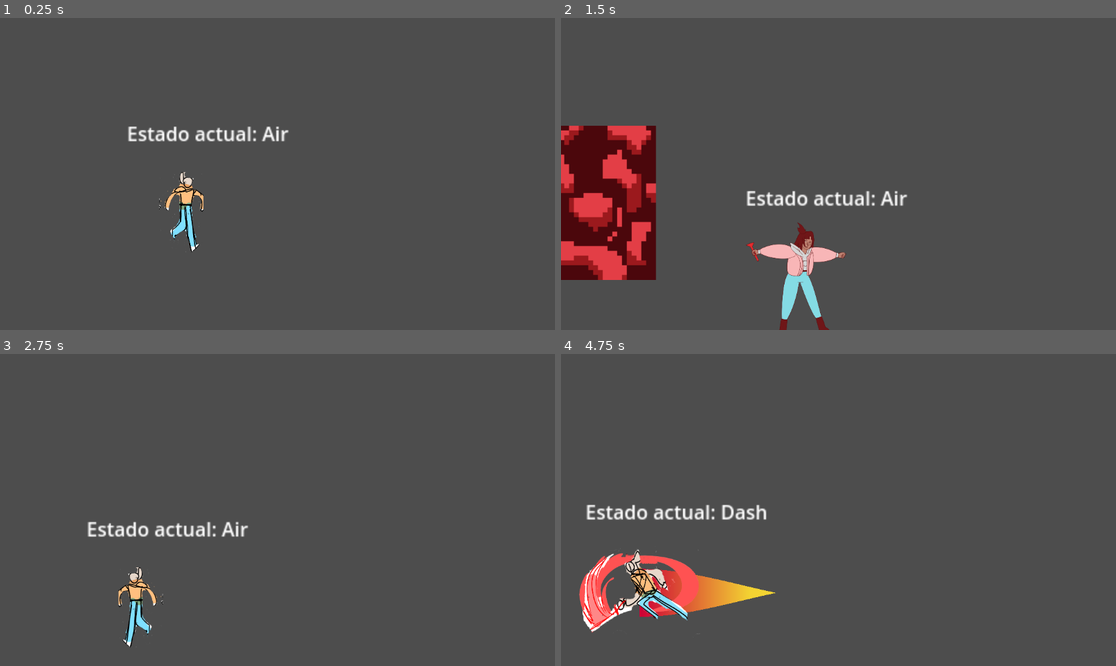
Above: before the commit, frames 1-4 (two rows, left to right).
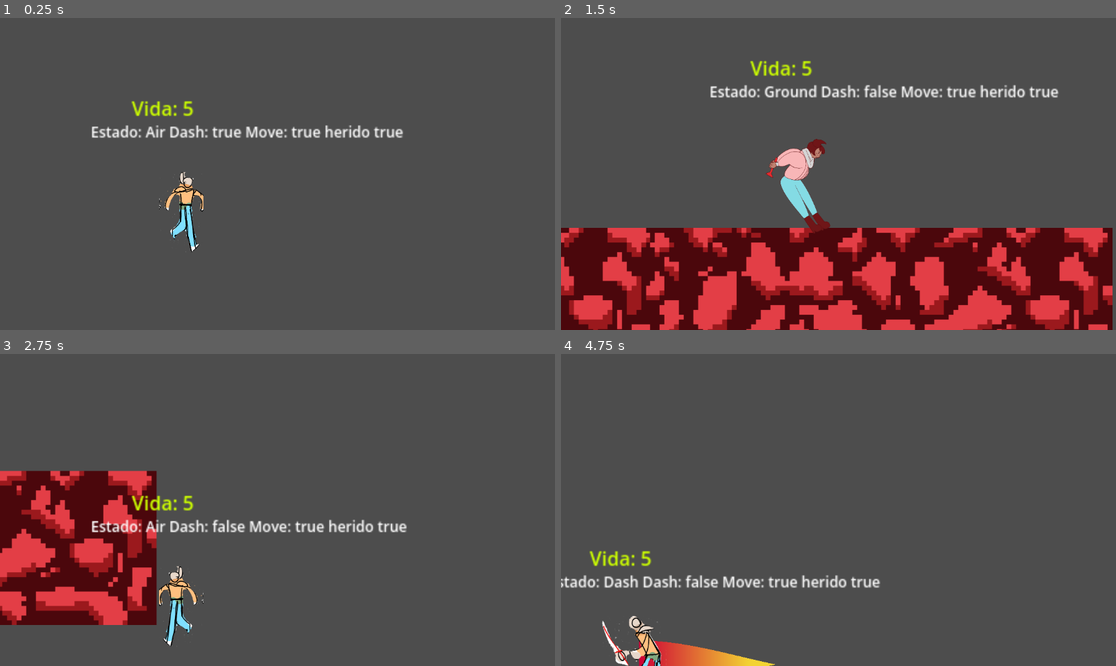
Above: after the commit, the same moments.

Repository: GuillermoC66/Interna
Game: Godot game, scene res://ESCENAS/elmundo.tscn
Two runs of this game, one before a commit and one after it. Both use one fixed random seed, a clock stepped at 60 frames per second and the inputs below.
Inputs:
- Up to frame 1 (0.25 s): no input
- Up to frame 2 (1.5 s): hold X (dash) 0.53-1.28 s; hold Right (ui_right) from 0.53 s (still down); tap Space (ui_select) at 0.77 s; tap Shift (walk) at 0.8, 1.35 s
- Up to frame 3 (2.75 s): tap Space (ui_select) at 1.52 s; tap X (dash) at 1.55 s; release Right (ui_right) at 2.03 s; hold Left (ui_left) from 2.03 s (still down); hold X (dash) from 2.03 s (still down); tap Shift (walk) at 2.3 s
- Up to frame 4 (4.75 s): release Left (ui_left) at 2.78 s; release X (dash) at 2.78 s; hold Right (ui_right) 2.78-4.28 s; tap Shift (walk) at 2.85, 3.8, 4.35 s; tap Space (ui_select) at 3.02, 3.77, 4.52 s; tap X (dash) at 3.05, 4.55 s; hold X (dash) 3.53-4.28 s; hold Left (ui_left) from 4.28 s (still down)

The runs differ from the first frame. In frame 1, 1.8% of the frame differs, in the area x 16-73%, y 26-40%; in frame 2, 40%, in the area x 0-100%, y 13-100%; in frame 3, 16%; in frame 4, 7.5%.

Commit message:
man.
-se agrego un enemigo de prueba
-el jugador recibe daño
-el jugador, al recibir daño, tiene knockback.
-se agregaron temporizadores de inmunidad y de evitar que dashee todo el tiempo

Diff:
--- a/ESCENAS/Player.tscn
+++ b/ESCENAS/Player.tscn
@@ -1,11 +1,13 @@
-[gd_scene load_steps=101 format=3 uid="uid://cka2icva25c4q"]
-
-[ext_resource type="Script" path="res://SCRIPTS/MovimientoJugador.gd" id="1_0hd3e"]
+[gd_scene load_steps=111 format=3 uid="uid://cka2icva25c4q"]
+
+[ext_resource type="Script" path="res://SCRIPTS/Player.gd" id="1_5qni1"]
 [ext_resource type="Shape2D" uid="uid://dacdhcjw367h" path="res://RECURSOS/collisionStand.tres" id="1_u1gde"]
 [ext_resource type="Texture2D" uid="uid://c7aus3po250nc" path="res://SPRITES/AnimacionesPJ/AnimacionesTemp/idles.png" id="2_0q5o2"]
 [ext_resource type="Texture2D" uid="uid://co1oklpbp2o2n" path="res://SPRITES/AnimacionesPJ/05 Idle/IDLE_01.png" id="2_eyxdb"]
+[ext_resource type="Script" path="res://SCRIPTS/LifeLabel.gd" id="2_nv3v7"]
 [ext_resource type="Texture2D" uid="uid://fa4kwjnad1w8" path="res://SPRITES/AnimacionesPJ/AnimacionesTemp/dash.png" id="4_0rr4p"]
 [ext_resource type="Texture2D" uid="uid://bco8y6yhnyvrh" path="res://SPRITES/AnimacionesPJ/05 Idle/IDLE_02.png" id="4_s7jb4"]
+[ext_resource type="Texture2D" uid="uid://cultpwscf0xum" path="res://SPRITES/AnimacionesPJ/AnimacionesTemp/yeowch.png" id="5_0rpkc"]
 [ext_resource type="Texture2D" uid="uid://dljuv1ep8ry4x" path="res://SPRITES/AnimacionesPJ/05 Idle/IDLE_05.png" id="5_5n0fg"]
 [ext_resource type="Texture2D" uid="uid://cybhln526gk5p" path="res://SPRITES/AnimacionesPJ/05 Idle/IDLE_06.png" id="6_ffh5r"]
 [ext_resource type="Texture2D" uid="uid://cuuw64cf0i1re" path="res://SPRITES/AnimacionesPJ/03 Correr/CORRER_01.png" id="6_ogbu2"]
@@ -35,7 +37,12 @@
 [ext_resource type="Script" path="res://SCRIPTS/StateMachine.gd" id="32_pc6an"]
 [ext_resource type="Script" path="res://SCRIPTS/GroundState.gd" id="33_av4f8"]
 [ext_resource type="Script" path="res://SCRIPTS/AirState.gd" id="34_kidm3"]
-[ext_resource type="Script" path="res://ESCENAS/DashState.gd" id="36_jots7"]
+[ext_resource type="Script" path="res://SCRIPTS/DashState.gd" id="36_jots7"]
+[ext_resource type="Script" path="res://SCRIPTS/HurtState.gd" id="37_ngrbl"]
+
+[sub_resource type="CapsuleShape2D" id="CapsuleShape2D_xtgnn"]
+radius = 24.5
+height = 82.0
 
 [sub_resource type="Animation" id="Animation_um1sm"]
 resource_name = "IdleToWalk"
@@ -429,6 +436,34 @@
 "transitions": PackedFloat32Array(1, 1, 1, 1),
 "update": 1,
 "values": [0, 1, 2, 3]
+}
+
+[sub_resource type="Animation" id="Animation_nghvh"]
+resource_name = "hurt"
+step = 0.0833333
+tracks/0/type = "value"
+tracks/0/imported = false
+tracks/0/enabled = true
+tracks/0/path = NodePath("AnimatedSprite2D:animation")
+tracks/0/interp = 1
+tracks/0/loop_wrap = true
+tracks/0/keys = {
+"times": PackedFloat32Array(0),
+"transitions": PackedFloat32Array(1),
+"update": 1,
+"values": [&"hurt"]
+}
+tracks/1/type = "value"
+tracks/1/imported = false
+tracks/1/enabled = true
+tracks/1/path = NodePath("AnimatedSprite2D:frame")
+tracks/1/interp = 1
+tracks/1/loop_wrap = true
+tracks/1/keys = {
+"times": PackedFloat32Array(0),
+"transitions": PackedFloat32Array(1),
+"update": 1,
+"values": [0]
 }
 
 [sub_resource type="AnimationLibrary" id="AnimationLibrary_c7im1"]
@@ -439,6 +474,7 @@
 "crouch": SubResource("Animation_mndsc"),
 "dash": SubResource("Animation_plnwp"),
 "fall": SubResource("Animation_8dsok"),
+"hurt": SubResource("Animation_nghvh"),
 "idle": SubResource("Animation_0nwl6"),
 "jump": SubResource("Animation_lbe38"),
 "lookup": SubResource("Animation_8aqqp"),
@@ -533,6 +569,14 @@
 }, {
 "frames": [{
 "duration": 1.0,
+"texture": ExtResource("5_0rpkc")
+}],
+"loop": true,
+"name": &"hurt",
+"speed": 5.0
+}, {
+"frames": [{
+"duration": 1.0,
 "texture": ExtResource("2_eyxdb")
 }, {
 "duration": 1.0,
@@ -674,6 +718,9 @@
 [sub_resource type="AnimationNodeAnimation" id="AnimationNodeAnimation_tn30q"]
 animation = &"fall"
 
+[sub_resource type="AnimationNodeAnimation" id="AnimationNodeAnimation_a350r"]
+animation = &"hurt"
+
 [sub_resource type="AnimationNodeAnimation" id="AnimationNodeAnimation_flk56"]
 animation = &"idle"
 
@@ -751,7 +798,11 @@
 
 [sub_resource type="AnimationNodeStateMachineTransition" id="AnimationNodeStateMachineTransition_0e41x"]
 
-[sub_resource type="AnimationNodeStateMachineTransition" id="AnimationNodeStateMachineTransition_ualg8"]
+[sub_resource type="AnimationNodeStateMachineTransition" id="AnimationNodeStateMachineTransition_rn5lj"]
+
+[sub_resource type="AnimationNodeStateMachineTransition" id="AnimationNodeStateMachineTransition_3srqm"]
+
+[sub_resource type="AnimationNodeStateMachineTransition" id="AnimationNodeStateMachineTransition_aqqc5"]
 
 [sub_resource type="AnimationNodeStateMachine" id="AnimationNodeStateMachine_pkx8b"]
 states/End/position = Vector2(860, 21.5106)
@@ -766,6 +817,8 @@
 states/dash/position = Vector2(-130.741, -95.6959)
 states/fall/node = SubResource("AnimationNodeAnimation_tn30q")
 states/fall/position = Vector2(211.926, -188.967)
+states/hurt/node = SubResource("AnimationNodeAnimation_a350r")
+states/hurt/position = Vector2(-131.004, 61.9436)
 states/idle/node = SubResource("AnimationNodeAnimation_flk56")
 states/idle/position = Vector2(90.5923, 21.5314)
 states/jump/node = SubResource("AnimationNodeAnimation_roc0f")
@@ -782,12 +835,24 @@
 states/transLookUp/position = Vector2(277.704, 145.207)
 states/walk/node = SubResource("AnimationNodeAnimation_h2w5o")
 states/walk/position = Vector2(461.259, -113.8)
-transitions = ["transLookUp", "lookup", SubResource("Animati …(1453 unchanged characters)… ionNodeStateMachineTransition_0e41x"), "dash", "jump", SubResource("AnimationNodeStateMachineTransition_ualg8")]
-graph_offset = Vector2(-269.951, -148.608)
+transitions = ["transLookUp", "lookup", SubResource("Animati …(1453 unchanged characters)… ionNodeStateMachineTransition_0e41x"), "idle", "hurt", SubResource("AnimationNodeStateMachineTransition_rn5lj"), "hurt", "idle", SubResource("AnimationNodeStateMachineTransition_3srqm"), "run", "dash", SubResource("AnimationNodeStateMachineTransition_aqqc5")]
+graph_offset = Vector2(-269.951, -57.5058)
+
+[sub_resource type="LabelSettings" id="LabelSettings_13tov"]
+font_color = Color(0.803922, 1, 0, 1)
+
+[sub_resource type="LabelSettings" id="LabelSettings_abha5"]
+font_size = 12
 
 [node name="Player" type="CharacterBody2D"]
 scale = Vector2(2, 2)
-script = ExtResource("1_0hd3e")
+script = ExtResource("1_5qni1")
+
+[node name="Hurtbox" type="Area2D" parent="." groups=["Player"]]
+
+[node name="CollisionShape2D" type="CollisionShape2D" parent="Hurtbox"]
+position = Vector2(0, 4)
+shape = SubResource("CapsuleShape2D_xtgnn")
 
 [node name="CollisionShape2D" type="CollisionShape2D" parent="."]
 position = Vector2(0, 10)
@@ -801,7 +866,7 @@
 [node name="AnimatedSprite2D" type="AnimatedSprite2D" parent="."]
 scale = Vector2(0.2, 0.2)
 sprite_frames = SubResource("SpriteFrames_ghlx7")
-animation = &"dash"
+animation = &"idle"
 
 [node name="Camera2D" type="Camera2D" parent="."]
 offset = Vector2(200, 0)
@@ -811,41 +876,73 @@
 tree_root = SubResource("AnimationNodeStateMachine_pkx8b")
 anim_player = NodePath("../AnimationPlayer")
 
-[node name="Debug" type="Label" parent="." node_paths=PackedStringArray("maquinaEstado")]
-offset_left = -45.3333
-offset_top = -79.0
-offset_right = 58.6667
-offset_bottom = -56.0
-text = "w"
-script = ExtResource("31_5mejc")
-maquinaEstado = NodePath("../StateMachine")
-
-[node name="StateMachine" type="Node" parent="." node_paths=PackedStringArray("character", "animacion", "current_state")]
+[node name="StateMachine" type="Node" parent="." node_paths=PackedStringArray("character", "animacion", "current_state", "hurt_state")]
 script = ExtResource("32_pc6an")
 character = NodePath("..")
 animacion = NodePath("../AnimationTree")
 current_state = NodePath("Ground")
-
-[node name="Ground" type="Node" parent="StateMachine" node_paths=PackedStringArray("airState", "dashState", "camara")]
+hurt_state = NodePath("Hurt")
+
+[node name="Ground" type="Node" parent="StateMachine" node_paths=PackedStringArray("airState", "dashState", "camara", "stateMachine")]
 script = ExtResource("33_av4f8")
 airState = NodePath("../Air")
 dashState = NodePath("../Dash")
 camara = NodePath("../../Camera2D")
-can_move = null
-
-[node name="Air" type="Node" parent="StateMachine" node_paths=PackedStringArray("groundState", "dashState")]
+stateMachine = NodePath("..")
+
+[node name="Air" type="Node" parent="StateMachine" node_paths=PackedStringArray("groundState", "dashState", "stateMachine")]
 script = ExtResource("34_kidm3")
 groundState = NodePath("../Ground")
 dashState = NodePath("../Dash")
-can_move = null
-
-[node name="Dash" type="Node" parent="StateMachine" node_paths=PackedStringArray("groundState", "airState")]
+stateMachine = NodePath("..")
+
+[node name="Dash" type="Node" parent="StateMachine" node_paths=PackedStringArray("canDashAgain", "groundState", "airState", "stateMachine")]
 script = ExtResource("36_jots7")
+canDashAgain = NodePath("../Can Dash Again")
 groundState = NodePath("../Ground")
 airState = NodePath("../Air")
 dash_Velocity = 1700.0
+stateMachine = NodePath("..")
 
 [node name="Timer" type="Timer" parent="StateMachine/Dash"]
 one_shot = true
 
-[node name="CanDash" type="Timer" parent="StateMachine"]
+[node name="Hurt" type="Node" parent="StateMachine" node_paths=PackedStringArray("inmuneTimer", "groundState", "airState", "stateMachine")]
+script = ExtResource("37_ngrbl")
+inmuneTimer = NodePath("../Inmunity")
+groundState = NodePath("../Ground")
+airState = NodePath("../Air")
+stateMachine = NodePath("..")
+
+[node name="Knockback" type="Timer" parent="StateMachine/Hurt"]
+one_shot = true
+
+[node name="Can Dash Again" type="Timer" parent="StateMachine"]
+
+[node name="Inmunity" type="Timer" parent="StateMachine"]
+
+[node name="Life" type="Label" parent="." node_paths=PackedStringArray("player")]
+offset_left = -41.5
+offset_top = -100.5
+offset_right = 3.5
+offset_bottom = -77.5
+text = "wawa"
+label_settings = SubResource("LabelSettings_13tov")
+script = ExtResource("2_nv3v7")
+player = NodePath("..")
+
+[node name="Debug" type="Label" parent="." node_paths=PackedStringArray("maquinaEstado")]
+offset_left = -75.0
+offset_top = -77.5
+offset_right = 29.0
+offset_bottom = -54.5
+text = "w"
+label_settings = SubResource("LabelSettings_abha5")
+script = ExtResource("31_5mejc")
+maquinaEstado = NodePath("../StateMachine")
+
+[connection signal="area_entered" from="Hurtbox" to="." method="_on_hurtbox_area_entered"]
+[connection signal="area_entered" from="Hurtbox" to="StateMachine" method="_on_hurtbox_area_entered"]
+[connection signal="timeout" from="StateMachine/Hurt/Knockback" to="StateMachine/Hurt" method="_on_knockback_timeout"]
+[connection signal="timeout" from="StateMachine/Can Dash Again" to="StateMachine" method="_on_can_dash_again_timeout"]
+[connection signal="timeout" from="StateMachine/Inmunity" to="StateMachine" method="_on_inmunity_timeout"]
--- a/ESCENAS/elmundo.tscn
+++ b/ESCENAS/elmundo.tscn
@@ -1,27 +1,43 @@
-[gd_scene load_steps=4 format=3 uid="uid://dd4afugxoeau4"]
+[gd_scene load_steps=6 format=3 uid="uid://dd4afugxoeau4"]
 
 [ext_resource type="PackedScene" uid="uid://cka2icva25c4q" path="res://ESCENAS/Player.tscn" id="1_fk75c"]
 [ext_resource type="PackedScene" uid="uid://db0o73xiuq118" path="res://ESCENAS/PRIMERPISO.tscn" id="2_7xmnr"]
+[ext_resource type="PackedScene" uid="uid://buljphv8tli08" path="res://ESCENAS/enemy.tscn" id="4_jtvnr"]
 [ext_resource type="PackedScene" uid="uid://cf7mi3nvpst8a" path="res://ESCENAS/BLOQUE.tscn" id="4_qggcf"]
+
+[sub_resource type="RectangleShape2D" id="RectangleShape2D_5t67g"]
+size = Vector2(411, 277)
 
 [node name="ELMUNDO" type="Node2D"]
 
-[node name="StaticBody2D" parent="." instance=ExtResource("2_7xmnr")]
+[node name="plataformas test" parent="." instance=ExtResource("2_7xmnr")]
 position = Vector2(212, 10)
 
-[node name="StaticBody2D" parent="StaticBody2D" instance=ExtResource("2_7xmnr")]
+[node name="StaticBody2D" parent="plataformas test" instance=ExtResource("2_7xmnr")]
 position = Vector2(-958, -2)
 
-[node name="StaticBody2D2" parent="StaticBody2D" instance=ExtResource("2_7xmnr")]
+[node name="StaticBody2D2" parent="plataformas test" instance=ExtResource("2_7xmnr")]
 texture_repeat = 2
 position = Vector2(-1956, 1282)
 rotation = -1.5708
 scale = Vector2(0.795, 0.78)
 
-[node name="MeshInstance2D" parent="." instance=ExtResource("4_qggcf")]
-position = Vector2(-568, 710)
+[node name="MeshInstance2D2" parent="plataformas test" instance=ExtResource("4_qggcf")]
+position = Vector2(-780, 700)
 scale = Vector2(2.61, 0.83)
+
+[node name="StaticBody2D3" parent="plataformas test" instance=ExtResource("2_7xmnr")]
+position = Vector2(948, 0)
 
 [node name="Player" parent="." instance=ExtResource("1_fk75c")]
 position = Vector2(582, 491)
 scale = Vector2(2.5, 2.5)
+
+[node name="Enemy" parent="." instance=ExtResource("4_jtvnr")]
+position = Vector2(57, 775)
+
+[node name="test" type="Area2D" parent="." groups=["test"]]
+position = Vector2(1081, 820)
+
+[node name="CollisionShape2D" type="CollisionShape2D" parent="test"]
+shape = SubResource("RectangleShape2D_5t67g")
--- /dev/null
+++ b/ESCENAS/enemy.tscn
@@ -0,0 +1,24 @@
+[gd_scene load_steps=4 format=3 uid="uid://buljphv8tli08"]
+
+[ext_resource type="Texture2D" uid="uid://cc2w0gdxmsvkk" path="res://SPRITES/S3_Icon_Flyfish.png" id="1_q4rh5"]
+
+[sub_resource type="CircleShape2D" id="CircleShape2D_gmnfg"]
+radius = 46.0109
+
+[sub_resource type="RectangleShape2D" id="RectangleShape2D_jg08j"]
+size = Vector2(62, 48.5)
+
+[node name="Enemy" type="CharacterBody2D"]
+
+[node name="Hitbox" type="Area2D" parent="." groups=["Hitbox"]]
+
+[node name="CollisionShape2D" type="CollisionShape2D" parent="Hitbox"]
+shape = SubResource("CircleShape2D_gmnfg")
+
+[node name="S3IconFlyfish" type="Sprite2D" parent="."]
+scale = Vector2(0.2, 0.2)
+texture = ExtResource("1_q4rh5")
+
+[node name="CollisionShape2D" type="CollisionShape2D" parent="."]
+position = Vector2(0, 4.75)
+shape = SubResource("RectangleShape2D_jg08j")
--- a/RECURSOS/PlayerTrail.tscn
+++ b/RECURSOS/PlayerTrail.tscn
@@ -1,6 +1,6 @@
 [gd_scene load_steps=4 format=3 uid="uid://by7hyv0uqajtu"]
 
-[ext_resource type="Script" path="res://ESCENAS/Trail.gd" id="1_jydss"]
+[ext_resource type="Script" path="res://SCRIPTS/Trail.gd" id="1_jydss"]
 
 [sub_resource type="Curve" id="Curve_m5mtf"]
 _data = [Vector2(1e-05, 1), 0.0, 0.0, 0, 0, Vector2(1, 0), -1.18608, 1.4, 0, 0]
--- a/RECURSOS/collisionStand.tres
+++ b/RECURSOS/collisionStand.tres
@@ -1,5 +1,5 @@
 [gd_resource type="CapsuleShape2D" format=3 uid="uid://dacdhcjw367h"]
 
 [resource]
-radius = 15.0
+radius = 21.0
 height = 70.0
--- a/SCRIPTS/AirState.gd
+++ b/SCRIPTS/AirState.gd
@@ -2,9 +2,6 @@
 
 class_name AirState
 
-#Se puede mover de lado a lado
-#puede hacer dash
-#Variables de lógica para salto
 @export var groundState : StatePlayer
 @export var dashState : StatePlayer
 
@@ -13,11 +10,11 @@
 		character.velocity.y += get_gravity() * delta
 		stopJump()
 	else:
+		stateMachine.can_dash = true
 		Transition.emit(self, groundState)
 
 func state_input(event : InputEvent):
-	if(event.is_action_pressed("dash")):
-		can_dash = false
+	if(event.is_action_pressed("dash") and stateMachine.can_dash):
 		Transition.emit(self, dashState)
 
 func stopJump():
--- a/ESCENAS/DashState.gd
+++ b/SCRIPTS/DashState.gd
@@ -3,6 +3,7 @@
 class_name DashState
 
 @onready var timer : Timer = $Timer
+@export var canDashAgain : Timer
 @export var groundState : StatePlayer
 @export var airState : StatePlayer
 @export var trailScene = preload("res://RECURSOS/PlayerTrail.tscn")
@@ -10,25 +11,24 @@
 var trail
 
 func Enter():
-	if(can_dash):
-		playback.travel("dash")
-		timer.start(0.25)
-		start_trail()
-		get_direction()
+	playback.travel("dash")
+	timer.start(0.25)
+	start_trail()
+	makeDash()
+	stateMachine.can_dash = false
 
 func state_process(delta):
 	timer.timeout.connect(_on_Timer_timeout)
 
 func _on_Timer_timeout():
 	trail.queue_free()
-	#playback.travel("idle")
 	if (character.is_on_floor()):
-		can_dash = true
+		canDashAgain.start(1)
 		Transition.emit(self, groundState)
 	else:
 		Transition.emit(self, airState)
 
-func get_direction():
+func makeDash():
 	var direccion = Vector2()
 	direccion.x = character.directionX
 	direccion.y = character.directionY
--- a/SCRIPTS/GroundState.gd
+++ b/SCRIPTS/GroundState.gd
@@ -11,9 +11,8 @@
 var shape_stand = preload("res://RECURSOS/collisionStand.tres")
 var shape_crouch = preload("res://RECURSOS/collisionCrouch.tres")
 
-#Variables de lógica para dash
-#@export var dash_state : State
-#@export var dash_animation : String = "dash"
+func Enter():
+	playback.travel("idle")
 
 func state_process(delta):
 	# Agregar gravedad a jugador
@@ -23,8 +22,7 @@
 
 func state_input(event : InputEvent):
 	jump()
-	if(event.is_action_pressed("dash")):
-		can_dash = false
+	if(event.is_action_pressed("dash") and stateMachine.can_dash):
 		Transition.emit(self, dashState)
 	if(event.is_action_pressed("ui_up")):
 		lookUp()
@@ -47,10 +45,9 @@
 
 #Regresar la CollisionShape a su forma original
 func stopCrouch():
-	can_move = true
+	stateMachine.can_move = true
 	character.collision_shape.shape = shape_stand
 	character.collision_shape.position.y = 10
-	playback.travel("runnin")
 
 #Mirar arriba
 func lookUp():
@@ -59,4 +56,4 @@
 
 func detenerse():
 	character.velocity.x = 0
-	can_move = false
+	stateMachine.can_move = false
--- /dev/null
+++ b/SCRIPTS/HurtState.gd
@@ -0,0 +1,34 @@
+extends StatePlayer
+
+class_name HurtState
+
+@onready var knockbackTimer : Timer = $Knockback
+@export var inmuneTimer : Timer
+@export var groundState : StatePlayer
+@export var airState : StatePlayer
+
+func Enter():
+	stateMachine.can_move = false
+	stateMachine.can_dash = false
+	stateMachine.can_getHurt = false
+	knockbackTimer.start(0.3)
+	inmuneTimer.start(1.5)
+	playback.start("hurt")
+	knockback(stateMachine.DamagePosition)
+
+func knockback(damage : Vector2):
+	var knockDir = damage.direction_to(character.global_position)
+	character.velocity = knockDir * 500
+
+func state_process(delta):
+	knockbackTimer.timeout.connect(_on_knockback_timeout)
+	if (!character.is_on_floor()):
+		character.velocity.y += get_gravity() * delta
+
+func _on_knockback_timeout():
+	character.velocity.x = 0
+	if (character.is_on_floor()):
+		stateMachine.can_dash = true
+		Transition.emit(self, groundState)
+	else:
+		Transition.emit(self, airState)
--- /dev/null
+++ b/SCRIPTS/LifeLabel.gd
@@ -0,0 +1,6 @@
+extends Label
+
+@export var player : CharacterBody2D
+# Called every frame. 'delta' is the elapsed time since the previous frame.
+func _process(_delta):
+	text = "Vida: " + str(player.life)
--- a/SCRIPTS/MovimientoJugador.gd
+++ b/SCRIPTS/Player.gd
@@ -1,6 +1,7 @@
 extends CharacterBody2D
 #Nodos necesarios
 @onready var animacion : AnimationTree = $AnimationTree
+#@onready var sprite : AnimatedSprite2D = $AnimatedSprite2D
 @onready var collision_shape : CollisionShape2D = $CollisionShape2D
 @onready var stateMachine : StateMachine = $StateMachine
 
@@ -10,6 +11,7 @@
 var flipSprite = 1
 var velocidadCaminar : float = 410
 var velocidadCorrer : float = 700
+var life = 5
 
 func _ready():
 	animacion.active = true
--- a/SCRIPTS/StateMachine.gd
+++ b/SCRIPTS/StateMachine.gd
@@ -2,9 +2,14 @@
 
 class_name StateMachine
 
+var DamagePosition
 @export var character : CharacterBody2D
 @export var animacion : AnimationTree
 @export var current_state : StatePlayer
+@export var hurt_state : StatePlayer
+var can_move : bool = true
+var can_dash : bool = true
+var can_getHurt : bool = true
 
 var states : Array[StatePlayer]
 
@@ -24,19 +29,27 @@
 func on_child_transition(state, new_state):
 	if state != current_state:
 		return
-
-	if !new_state:
-		return
-
-	if current_state:
-		current_state.Exit()
-	new_state.Enter()
+	current_state.Exit()
 	current_state=new_state
+	current_state.Enter()
 
 #Puede recibir input de movimiento?
 func canMove():
-	return current_state.can_move
+	return can_move
 
 #Solo el estado actual puede usar input
 func _input(event : InputEvent):
 	current_state.state_input(event)
+
+#Al recibir daño, entra al estado Hurt
+func _on_hurtbox_area_entered(area):
+	if area.is_in_group("Hitbox") and can_getHurt:
+		DamagePosition = area.global_position
+		character.life -= 1
+		on_child_transition(current_state, hurt_state)
+
+func _on_can_dash_again_timeout():
+	can_dash = true
+
+func _on_inmunity_timeout():
+	can_getHurt = true
--- a/SCRIPTS/StatePlayer.gd
+++ b/SCRIPTS/StatePlayer.gd
@@ -3,11 +3,10 @@
 class_name StatePlayer
 
 signal Transition
-@export var can_move : bool = true
-var can_dash : bool = true
 
 var character : CharacterBody2D
 var playback : AnimationNodeStateMachinePlayback
+@export var stateMachine : Node
 
 #Constantes que modifican salto.
 const jump_height = 270.0 #Alto del salto,
--- a/SCRIPTS/debugLabel.gd
+++ b/SCRIPTS/debugLabel.gd
@@ -3,4 +3,4 @@
 @export var maquinaEstado : StateMachine
 # Called every frame. 'delta' is the elapsed time since the previous frame.
 func _process(_delta):
-	text = "Estado actual: " + maquinaEstado.current_state.name
+	text = "Estado: " + maquinaEstado.current_state.name + 	" Dash: " + str(maquinaEstado.can_dash) + " Move: " + str(maquinaEstado.can_move) + " herido " + str(maquinaEstado.can_getHurt)
Renamed: ESCENAS/Trail.gd -> SCRIPTS/Trail.gd
Binary file added: SPRITES/AnimacionesPJ/AnimacionesTemp/yeowch.png
Not shown, added: SPRITES/AnimacionesPJ/AnimacionesTemp/yeowch.png.import
Binary file added: SPRITES/S3_Icon_Flyfish.png
Not shown, added: SPRITES/S3_Icon_Flyfish.png.import
Not shown, added: ESCENAS/Pla352F.tmp
Not shown, added: ESCENAS/PlaD6D6.tmp
